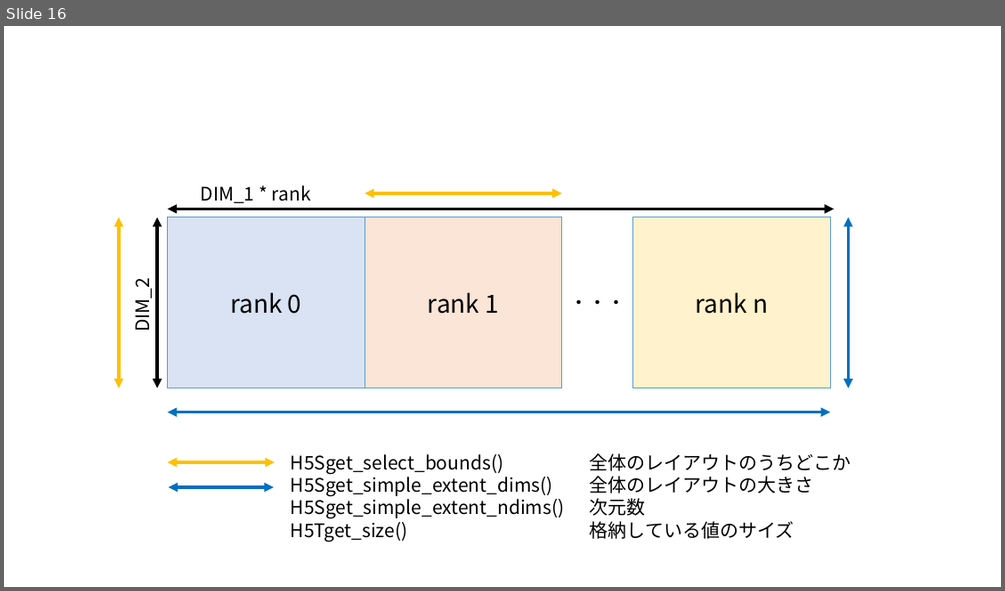
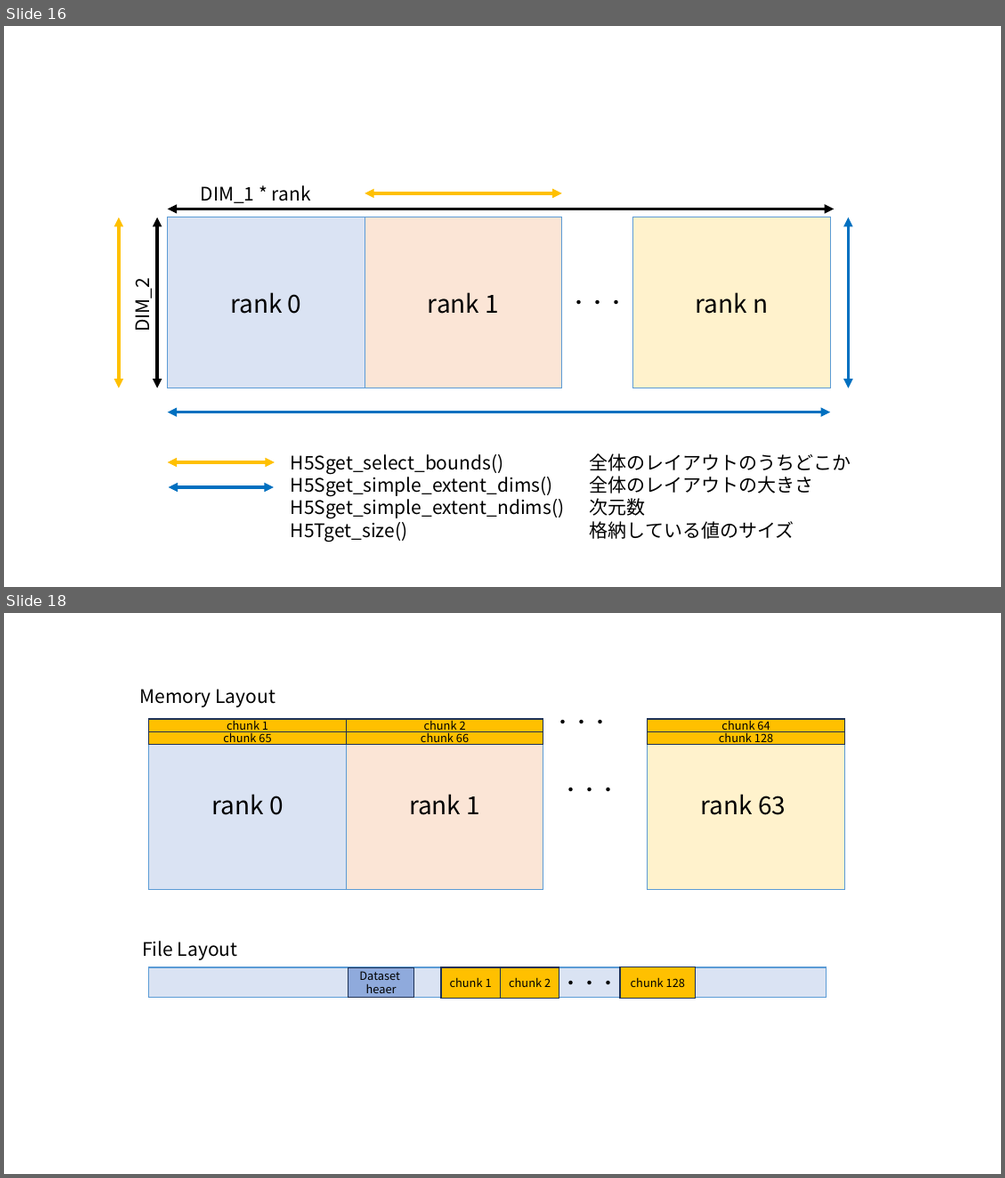
Before and after one commit to taki-d/texlive-ja-template, a slide deck: figure.pptx. Shown one above the other, each under a label of ours: slide 16 before the commit, slides 16 and 18 after it; the slides between them are not shown. The pictures are 1005x591 and 1005x1178 pixels, drawn with LibreOffice and Linux fonts; fonts in the diff are those of the drawing. Boxes give left, top, right and bottom in pixels: in the first picture for what was removed or moved away, otherwise in the second. Text is boxed around its words. In the diff, an @@ line names an element or a change of style, - is before the commit and + after.

```diff
--- a/figure.pptx
+++ b/figure.pptx
@@ slide 18 added at box(4, 613, 1001, 1174), background #FFFFFF @@
@@ text added at box(139, 689, 275, 707), 18 pt, text #000000 @@
+Memory Layout
@@ rectangle added at box(149, 719, 347, 890), fill #DAE3F3, outline #5B9BD5 1 pt, 24 pt, text #000000 @@
+rank 0
@@ rectangle added at box(149, 719, 347, 732), fill #FFC000, outline #1E3256 1 pt, 11 pt, text #000000 @@
+chunk 1
@@ rectangle added at box(334, 719, 531, 732), fill #FFC000, outline #1E3256 1 pt, 11 pt, text #000000 @@
+chunk 65
@@ rectangle added at box(347, 719, 544, 890), fill #FBE5D6, outline #5B9BD5 1 pt, 24 pt, text #000000 @@
+rank 1
@@ rectangle added at box(347, 719, 544, 732), fill #FFC000, outline #1E3256 1 pt, 11 pt, text #000000 @@
+chunk 2
@@ rectangle added at box(647, 719, 845, 890), fill #FFF2CC, outline #5B9BD5 1 pt, 24 pt, text #000000 @@
+rank 63
@@ rectangle added at box(647, 719, 845, 732), fill #FFC000, outline #1E3256 1 pt, 11 pt, text #000000 @@
+chunk 64
@@ rectangle added at box(149, 732, 347, 745), fill #FFC000, outline #1E3256 1 pt, 11 pt, text #000000 @@
+chunk 65
@@ rectangle added at box(347, 732, 544, 745), fill #FFC000, outline #1E3256 1 pt, 11 pt, text #000000 @@
+chunk 66
@@ text added at box(554, 720, 610, 724), 18 pt, text #000000 @@
+・・・
@@ rectangle added at box(647, 732, 845, 745), fill #FFC000, outline #1E3256 1 pt, 11 pt, text #000000 @@
+chunk 128
@@ text added at box(561, 787, 617, 792), 18 pt, text #000000 @@
+・・・
@@ text added at box(142, 941, 237, 960), 18 pt, text #000000 @@
+File Layout
@@ rectangle added at box(149, 967, 826, 997), fill #DAE3F3, outline #5B9BD5 1 pt @@
@@ rectangle added at box(348, 968, 413, 997), fill #8FAADC, outline #1E3256 1 pt, 11 pt, text #000000 @@
+Dataset
+heaer
@@ rectangle added at box(442, 967, 501, 998), fill #FFC000, outline #1E3256 1 pt, 11 pt, text #000000 @@
+chunk 1
@@ rectangle added at box(501, 967, 559, 998), fill #FFC000, outline #1E3256 1 pt, 11 pt, text #000000 @@
+chunk 2
@@ text added at box(549, 966, 605, 982), 18 pt, text #000000 @@
+・・・
@@ text added at box(561, 981, 617, 985), 18 pt, text #000000 @@
+・・・
@@ rectangle added at box(620, 966, 696, 998), fill #FFC000, outline #1E3256 1 pt, 11 pt, text #000000 @@
+chunk 128
```
Also in this commit, not shown: 1 slide changed, 1 other slide added, 3 other files.
